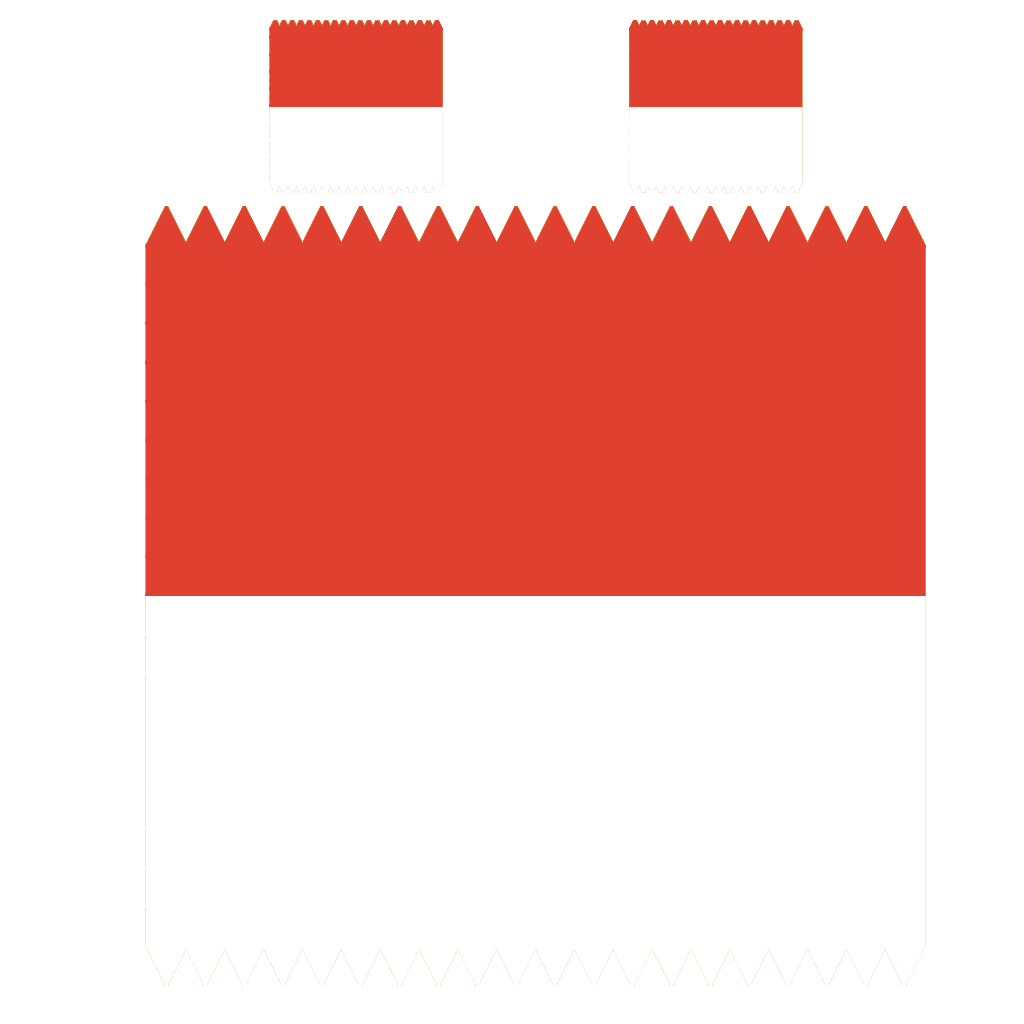
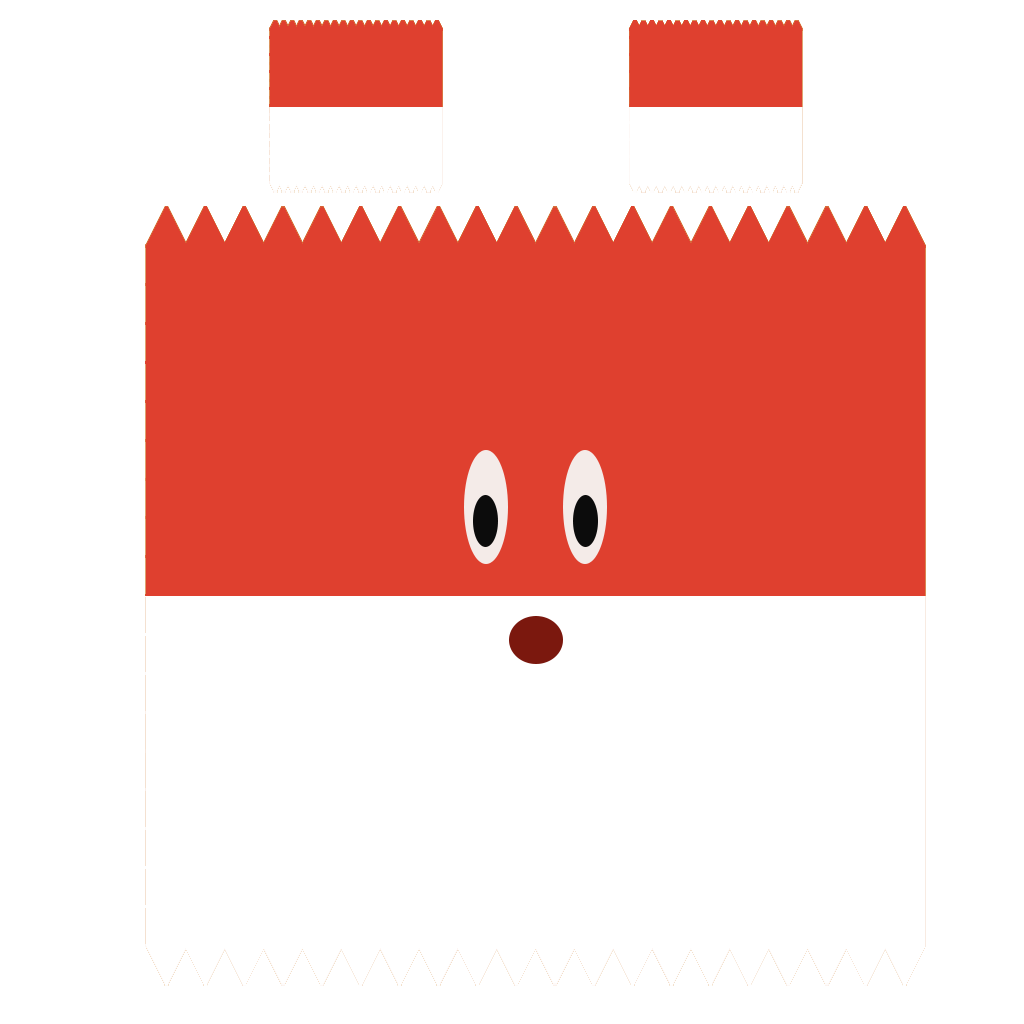
Layered file, before and after one edit (1024 x 1024). Changes by layer:
added layer "Right iris" in group "Base" over bbox(573, 495, 598, 547)
added layer "Right eye" in group "Base" over bbox(563, 450, 607, 564)
added layer "Left iris" in group "Base" over bbox(473, 495, 498, 547)
added layer "Left eye" in group "Base" over bbox(464, 450, 508, 564)
added layer "Ellipse 1" in group "Base" over bbox(509, 616, 563, 664)
